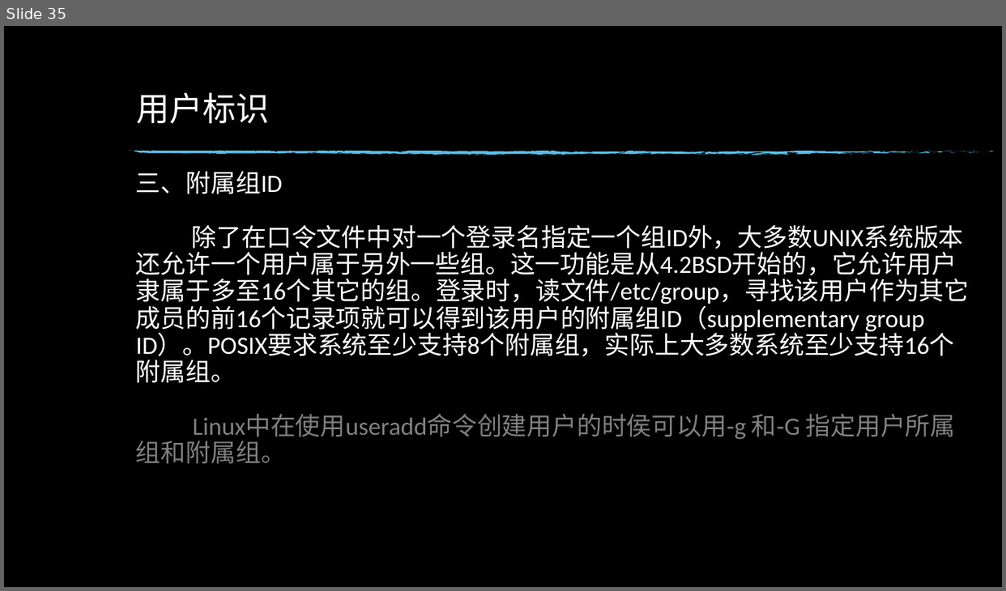
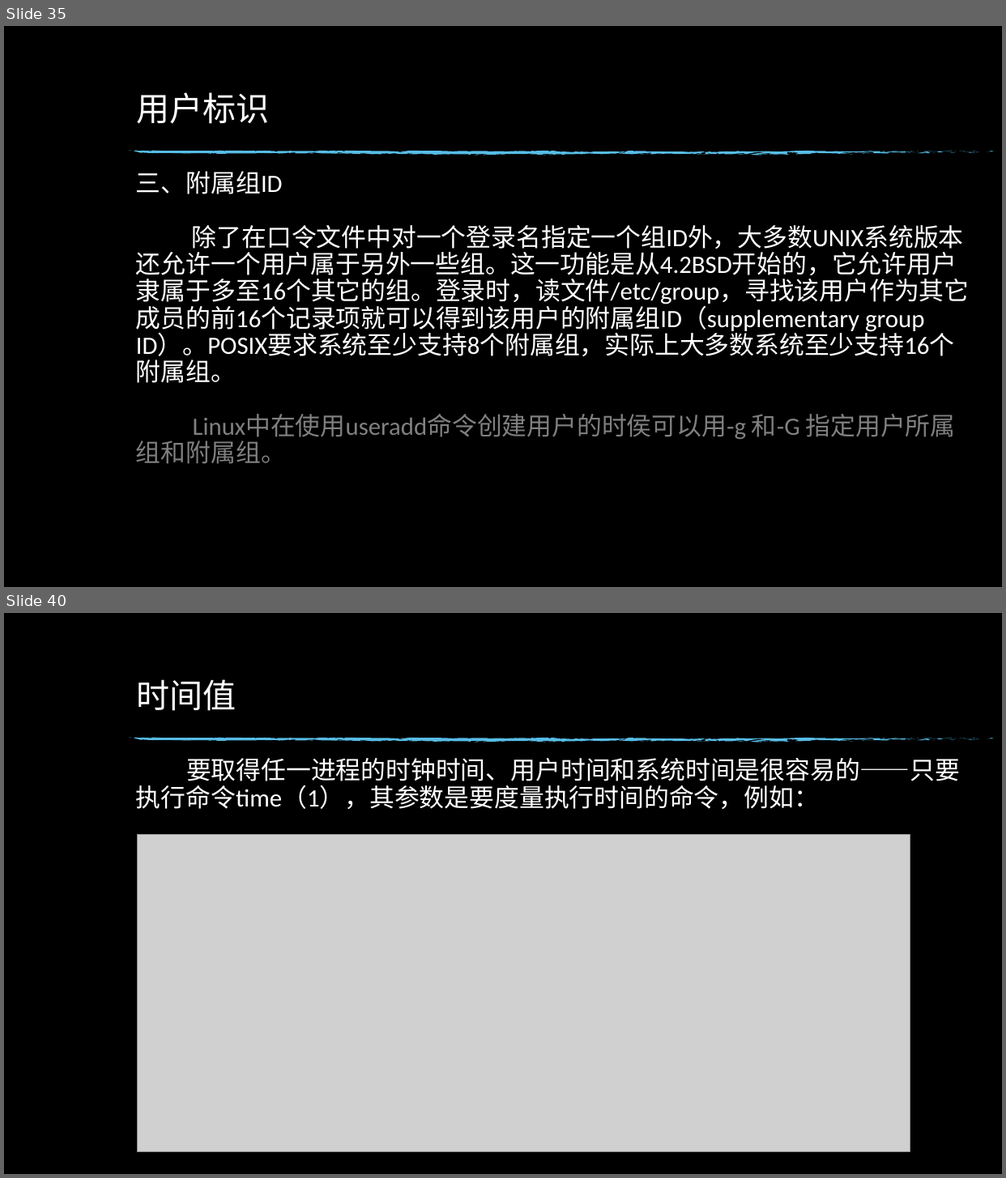
Before and after one commit to hym-dn/APUE, a slide deck: Doc/UNIX开发01.pptx. Shown one above the other, each under a label of ours: slide 35 before the commit, slides 35 and 40 after it; the slides between them are not shown. The pictures are 1006x591 and 1006x1178 pixels, drawn with LibreOffice and Linux fonts; fonts in the diff are those of the drawing; grey boxes stand for pictures; background and template pictures are left out. Boxes give left, top, right and bottom in pixels: in the first picture for what was removed or moved away, otherwise in the second. Text is boxed around its words. In the diff, an @@ line names an element or a change of style, - is before the commit and + after.

```diff
--- a/Doc/UNIX开发01.pptx
+++ b/Doc/UNIX开发01.pptx
@@ slide 40 added at <box>4,613,1002,1174</box>, background picture (left out); not listed: 74 template elements that a slide beside it also shows @@
@@ title added at <box>136,679,236,711</box>, 32 pt, text #FFFFFF @@
+时间值
@@ text added at <box>136,758,960,809</box>, 24 pt, text #FFFFFF @@
+要取得任一进程的时钟时间、用户时间和系统时间是很容易的——只要执行命令time（1），其参数是要度量执行时间的命令，例如：
@@ picture added at <box>138,835,910,1152</box> @@
```
Also in this commit, not shown: 9 other slides added.
